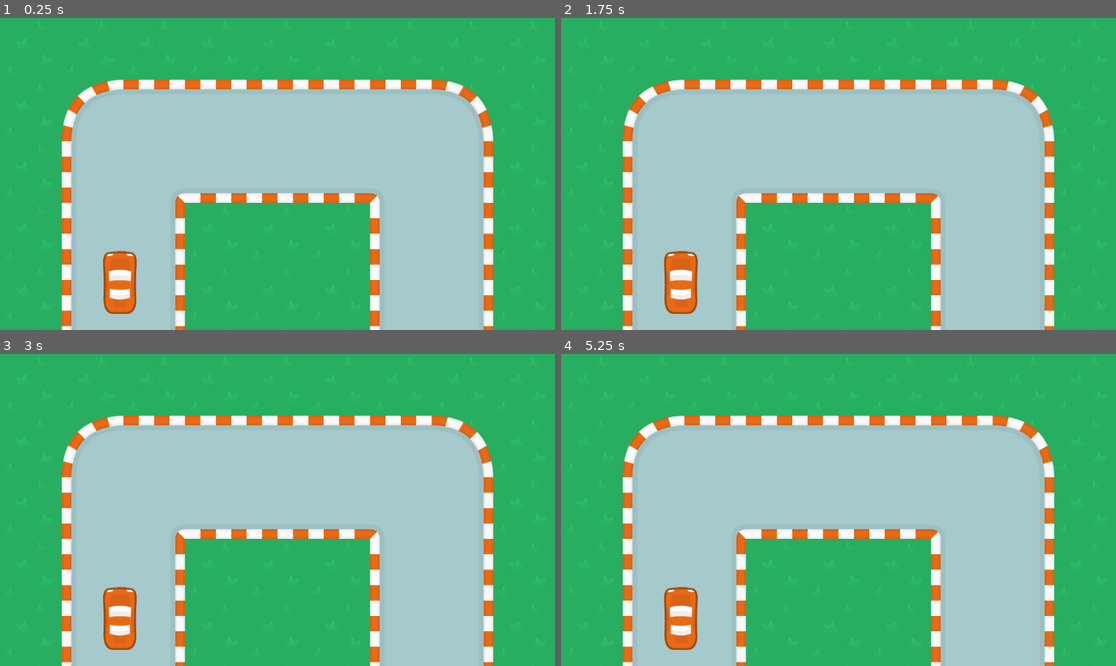
Above: before the commit, frames 1-4 (two rows, left to right).
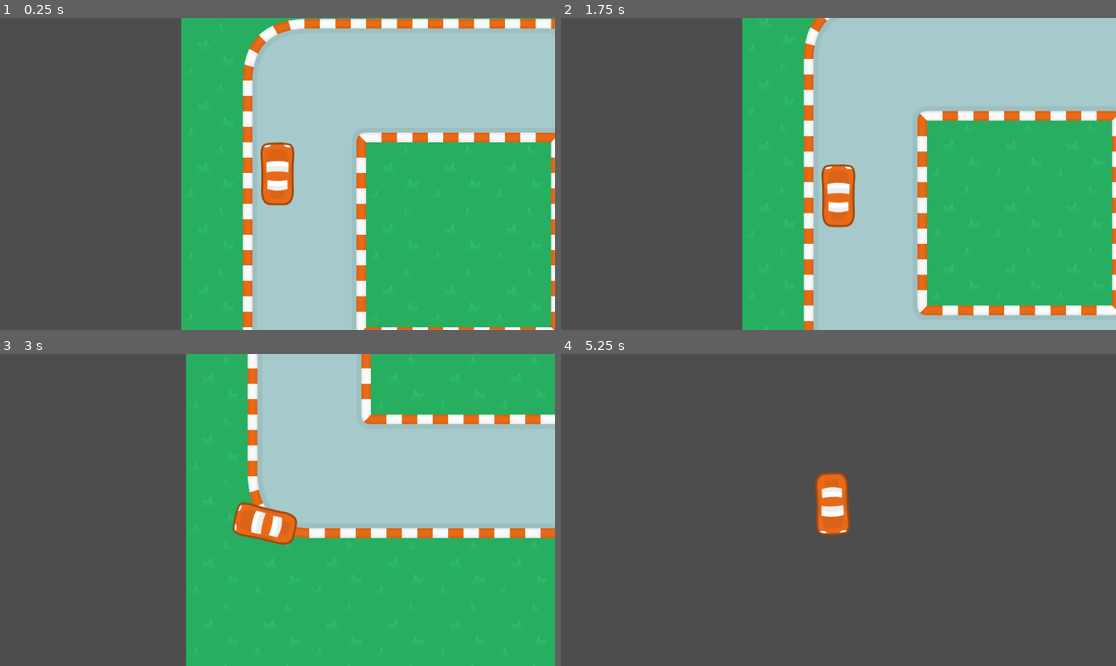
Above: after the commit, the same moments.

Repository: dermotte/introduction-to-computer-games-course
Game: Godot game, scene res://track_01.tscn
Two runs of this game, one before a commit and one after it. Both use one fixed random seed, a clock stepped at 60 frames per second and the inputs below. Before the commit the project has no main scene; this scene is started directly in both runs.
Inputs:
- Up to frame 1 (0.25 s): no input
- Up to frame 2 (1.75 s): tap Enter at 0.5 s; hold D (right, bound only after the commit) 0.53-1.28 s; hold Space (boost, bound only after the commit) 0.53-1.28 s; hold S (backward, bound only after the commit) from 1.28 s (still down); tap Space (boost, bound only after the commit) at 1.35 s
- Up to frame 3 (3 s): release S (backward, bound only after the commit) at 2.03 s; hold D (right, bound only after the commit) 2.03-2.78 s; hold Space (boost, bound only after the commit) 2.03-2.78 s; hold W (forward, bound only after the commit) from 2.78 s (still down); tap Space (boost, bound only after the commit) at 2.85 s
- Up to frame 4 (5.25 s): release W (forward, bound only after the commit) at 3.53 s; hold Space (boost, bound only after the commit) 3.53-4.28 s; hold A (left, bound only after the commit) 3.53-5.03 s; tap Space (boost, bound only after the commit) at 4.35 s; hold S (backward, bound only after the commit) from 5.03 s (still down); hold Space (boost, bound only after the commit) from 5.03 s (still down)

The runs differ from the first frame. In frame 1, 78% of the frame differs, in the area x 0-100%, y 0-100%; in frame 2, 79%; in frame 3, 60%; in frame 4, 100%.

Commit message:
Added car, camera, and physics movement script.

Diff:
--- /dev/null
+++ b/godot/tile-maps-2026/CarController.gd
@@ -0,0 +1,71 @@
+# CarController.gd
+extends RigidBody2D
+
+@export var max_speed: float = 600.0
+@export var accel_force: float = 1600.0
+@export var brake_force: float = 1200.0
+@export var turn_torque: float = 16000.0
+@export var forward_linear_damp: float = 0.2
+@export var idle_linear_damp: float = 1.5
+@export var boost_multiplier: float = 2.0
+@export var max_angular_speed: float = 8.0
+
+func _ready():
+	linear_damp = idle_linear_damp
+	angular_damp = 3.0
+
+func _physics_process(delta):
+	var forward_pressed = Input.is_action_pressed("forward")
+	var backward_pressed = Input.is_action_pressed("backward")
+	var left_pressed = Input.is_action_pressed("left")
+	var right_pressed = Input.is_action_pressed("right")
+	var boosting = Input.is_action_pressed("boost")
+
+	var forward_dir = -transform.y.normalized()  # change if your sprite faces another axis
+	var vel = linear_velocity
+	var forward_speed = vel.dot(forward_dir)
+
+	# Set damping based on input
+	if forward_pressed or backward_pressed:
+		linear_damp = forward_linear_damp
+	else:
+		linear_damp = idle_linear_damp
+
+	# Acceleration
+	if forward_pressed:
+		var effective_accel = accel_force * (boost_multiplier if boosting else 1.0)
+		# Apply force in forward direction
+		apply_central_force(forward_dir * effective_accel)
+
+	# Brake / reverse
+	if backward_pressed:
+		if forward_speed > 0.0:
+			apply_central_force(-forward_dir * brake_force)  # braking
+		else:
+			apply_central_force(-forward_dir * (accel_force * 0.6))  # reverse accel
+
+	# Turning (binary input); steering effectiveness scales with forward speed
+	var turn_dir = 0
+	if left_pressed:
+		turn_dir -= 1
+	if right_pressed:
+		turn_dir += 1
+
+	if turn_dir != 0:
+		var speed_factor = clamp(abs(forward_speed) / 200.0, 0.0, 1.0)
+		var steer_invert = -1.0 if forward_speed < 0.0 else 1.0
+		apply_torque(turn_dir * steer_invert * turn_torque * speed_factor)
+
+	# Limit speed naturally through force application rather than direct velocity modification
+	var current_speed = linear_velocity.length()
+	if current_speed > max_speed:
+		# Apply counter force to slow down instead of directly modifying velocity
+		var counter_force = -linear_velocity.normalized() * (current_speed - max_speed) * 10.0
+		apply_central_force(counter_force)
+
+	# Limit angular velocity naturally
+	var current_angular_speed = abs(angular_velocity)
+	if current_angular_speed > max_angular_speed:
+		# Apply counter torque to slow down rotation
+		var counter_torque = -sign(angular_velocity) * (current_angular_speed - max_angular_speed) * 5.0
+		apply_torque(counter_torque)
--- a/godot/tile-maps-2026/project.godot
+++ b/godot/tile-maps-2026/project.godot
@@ -11,12 +11,42 @@
 [application]
 
 config/name="TileMaps2026"
+run/main_scene="uid://c6qxr1ddjxs0u"
 config/features=PackedStringArray("4.6", "Forward Plus")
 config/icon="res://icon.svg"
+
+[input]
+
+forward={
+"deadzone": 0.2,
+"events": [Object(InputEventKey,"resource_local_to_scene":false,"resource_name":"","device":-1,"window_id":0,"alt_pressed":false,"shift_pressed":false,"ctrl_pressed":false,"meta_pressed":false,"pressed":false,"keycode":0,"physical_keycode":87,"key_label":0,"unicode":119,"location":0,"echo":false,"script":null)
+]
+}
+backward={
+"deadzone": 0.2,
+"events": [Object(InputEventKey,"resource_local_to_scene":false,"resource_name":"","device":-1,"window_id":0,"alt_pressed":false,"shift_pressed":false,"ctrl_pressed":false,"meta_pressed":false,"pressed":false,"keycode":0,"physical_keycode":83,"key_label":0,"unicode":115,"location":0,"echo":false,"script":null)
+]
+}
+left={
+"deadzone": 0.2,
+"events": [Object(InputEventKey,"resource_local_to_scene":false,"resource_name":"","device":-1,"window_id":0,"alt_pressed":false,"shift_pressed":false,"ctrl_pressed":false,"meta_pressed":false,"pressed":false,"keycode":0,"physical_keycode":65,"key_label":0,"unicode":97,"location":0,"echo":false,"script":null)
+]
+}
+right={
+"deadzone": 0.2,
+"events": [Object(InputEventKey,"resource_local_to_scene":false,"resource_name":"","device":-1,"window_id":0,"alt_pressed":false,"shift_pressed":false,"ctrl_pressed":false,"meta_pressed":false,"pressed":false,"keycode":0,"physical_keycode":68,"key_label":0,"unicode":100,"location":0,"echo":false,"script":null)
+]
+}
+boost={
+"deadzone": 0.2,
+"events": [Object(InputEventKey,"resource_local_to_scene":false,"resource_name":"","device":-1,"window_id":0,"alt_pressed":false,"shift_pressed":false,"ctrl_pressed":false,"meta_pressed":false,"pressed":false,"keycode":0,"physical_keycode":32,"key_label":0,"unicode":32,"location":0,"echo":false,"script":null)
+]
+}
 
 [physics]
 
 3d/physics_engine="Jolt Physics"
+2d/default_gravity=0.0
 
 [rendering]
 
--- a/godot/tile-maps-2026/track_01.tscn
+++ b/godot/tile-maps-2026/track_01.tscn
@@ -1,7 +1,12 @@
 [gd_scene format=4 uid="uid://c6qxr1ddjxs0u"]
 
 [ext_resource type="TileSet" uid="uid://d6l5v380hwrv" path="res://RacingSet.tres" id="1_eo2u0"]
+[ext_resource type="Script" uid="uid://5seghw5ndnik" path="res://CarController.gd" id="2_ac6u2"]
 [ext_resource type="Texture2D" uid="uid://tdtgipklbhjw" path="res://assets/car_red_3.png" id="2_p2nxq"]
+
+[sub_resource type="CapsuleShape2D" id="CapsuleShape2D_h2e7k"]
+radius = 34.0
+height = 130.0
 
 [node name="Node2D" type="Node2D" unique_id=1796228812]
 
@@ -13,6 +18,15 @@
 tile_map_data = PackedByteArray("AAAAAAAAAQALAA0AAAAAAAEAAQALAA0AAAAAAAIAAQALAA0AAAAAAAMAAQALAA0AAAAAAAQAAQALAA0AAAAAAA …(3072 unchanged characters)…
 tile_set = ExtResource("1_eo2u0")
 
-[node name="Car" type="Sprite2D" parent="." unique_id=180592666]
-position = Vector2(249, 550)
+[node name="Car_RigidBody2D" type="RigidBody2D" parent="." unique_id=1175816419]
+position = Vector2(200, 450)
+script = ExtResource("2_ac6u2")
+
+[node name="Car_CollisionShape2D" type="CollisionShape2D" parent="Car_RigidBody2D" unique_id=1270107038]
+shape = SubResource("CapsuleShape2D_h2e7k")
+
+[node name="Car_Sprite" type="Sprite2D" parent="Car_RigidBody2D/Car_CollisionShape2D" unique_id=180592666]
 texture = ExtResource("2_p2nxq")
+
+[node name="Camera2D" type="Camera2D" parent="Car_RigidBody2D" unique_id=2082404509]
+position_smoothing_enabled = true
Not shown, added: godot/tile-maps-2026/CarController.gd.uid
